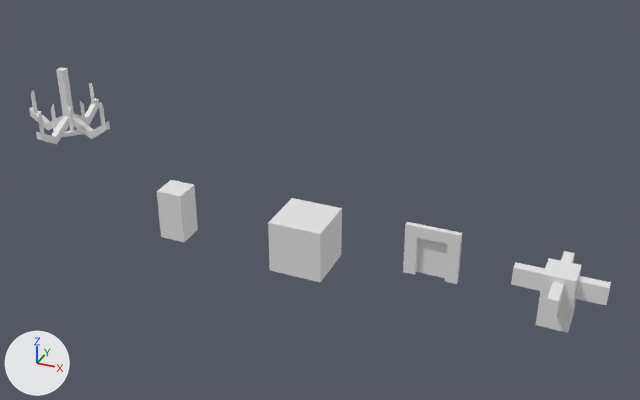
What one commit did to the Blender file game/geom/geom.blend.
Rendered twice from a camera (50 mm lens) standing at (10.68, -12.64, 8.8) and looking at (5.22, 0.1, 1.31). The axes (+X, +Y, +Z) are drawn at lower left. The lights are the same throughout.

The first picture shows 'chandelier', 'door', 'monster', 'player', 'wall'.
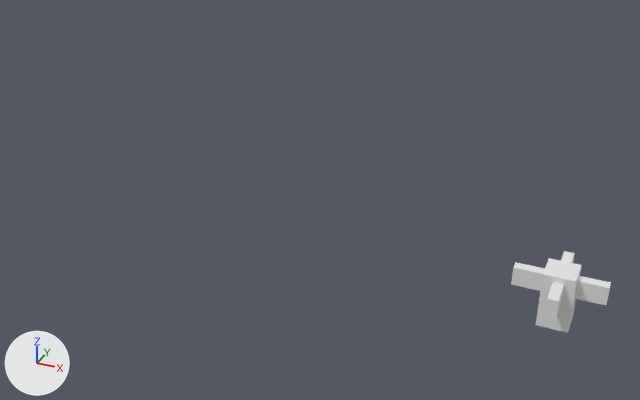
The newer file is also turned or shifted as a whole; pictures and numbers use the older file's frame.

The change, as a diff of the scene's bpy script:
```diff
--- a/game/geom/geom.blend.py
+++ b/game/geom/geom.blend.py
@@ ob_door @@
 ob_door = bpy.data.objects.new('door', me_cube_005)
-ob_door.location = (7.23, 0.0, 0.0)
+ob_door.location = (9.52, 0.0, 0.0)
+ob_door.hide_set(True)  # its collection is switched off
@@ ob_wall @@
 ob_wall = bpy.data.objects.new('wall', me_cube_004)
-ob_wall.location = (4.98, 0.0, 0.0)
+ob_wall.location = (9.52, 0.0, 0.0)
+ob_wall.hide_set(True)  # its collection is switched off
@@ ob_player @@
 ob_player = bpy.data.objects.new('player', me_cube_003)
-ob_player.location = (2.29, 0.0, 0.0)
+ob_player.location = (9.52, 0.0, 0.0)
+ob_player.hide_set(True)  # its collection is switched off
@@ ob_chandelier @@
-ob_chandelier = bpy.data.objects.new('chandelier', me_cube_001)
-ob_chandelier.location = (0.0, 0.0, 0.0)
```

Changed parts and their boxes [x1, y1, x2, y2] in the pictures (640 x 400 px):
'wall', hidden: before [268, 198, 342, 282]
'door', hidden: before [403, 222, 462, 284]
'chandelier', deleted: before [29, 67, 110, 145]
'player', hidden: before [157, 180, 198, 242]
